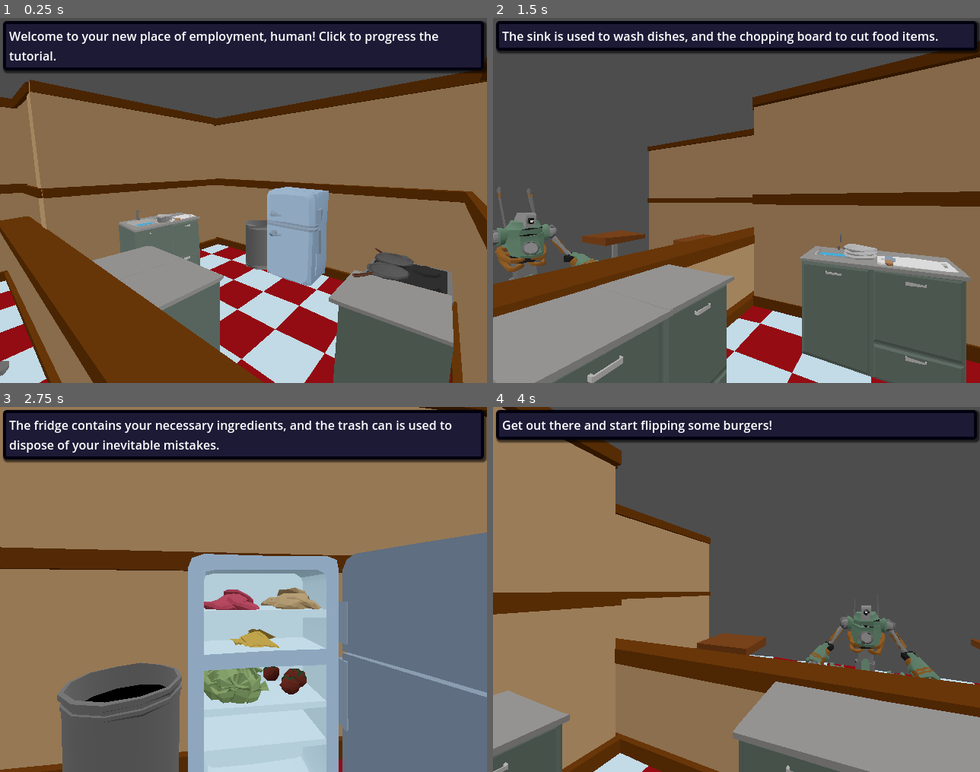
Above: before the commit, frames 1-4 (two rows, left to right).
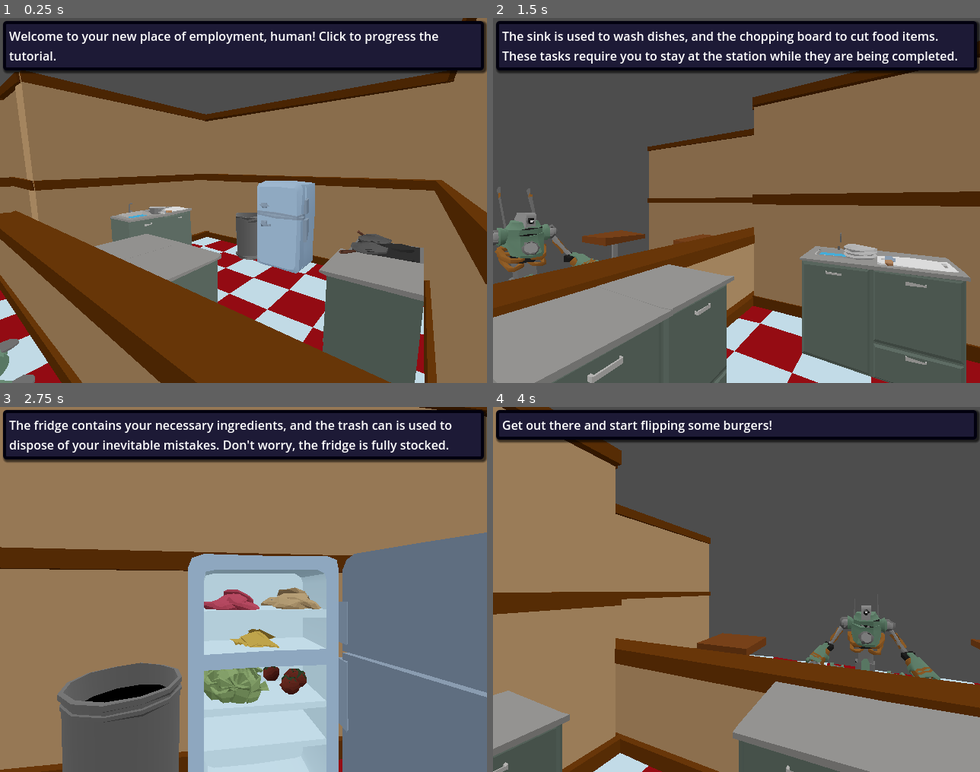
Above: after the commit, the same moments.

Repository: connor-lennox/DemoDisk
Game: Godot game, scene res://scenes/tutorial/tutorial_scene.tscn
The game is run twice, just before and just after one commit, with the same random seed, the same clock (stepped at 60 frames per second) and the same inputs. This scene is started directly instead of the project's main scene.
Inputs (mouse positions are in pixels of both pictures, inside the frame that each line leads up to):
- Up to frame 1 (0.25 s): no input
- Up to frame 2 (1.5 s): tap Enter (ui_accept) at 0.5, 0.77 s; move the mouse to (843, 182) at 0.52 s; hold Right (ui_right) 0.53-1.28 s; click (843, 182) at 0.6 s; move the mouse to (639, 218) at 1.27 s; hold Left (ui_left) from 1.28 s (still down); click (639, 218) at 1.35 s
- Up to frame 3 (2.75 s): tap Enter (ui_accept) at 1.52 s; move the mouse to (292, 509) at 2.02 s; release Left (ui_left) at 2.03 s; hold Right (ui_right) from 2.03 s (still down); click (292, 509) at 2.1 s
- Up to frame 4 (4 s): move the mouse to (712, 662) at 2.77 s; click (712, 662) at 2.85 s; tap Enter (ui_accept) at 3.02, 3.77 s; move the mouse to (882, 644) at 3.52 s; release Right (ui_right) at 3.53 s; hold Left (ui_left) from 3.53 s (still down); click (882, 644) at 3.6 s

The runs differ from the first frame. In frame 1, 34% of the frame differs, in the area x 0-100%, y 0-100%; in frame 2, 6.2%; in frame 3, 0.5%; in frame 4, nothing differs.

Commit message:
tweak tutorial

Diff:
--- a/scenes/tutorial/tutorial_scene.tscn
+++ b/scenes/tutorial/tutorial_scene.tscn
@@ -15,30 +15,30 @@
 [node name="TutorialPoints" type="Node3D" parent="."]
 
 [node name="Point0" type="Node3D" parent="TutorialPoints"]
-transform = Transform3D(-0.810064, 0.347928, -0.471956, 0, 0.804916, 0.593388, 0.586342, 0.480682, -0.652034, -2.9696, 3.93211, -0.689738)
+transform = Transform3D(-0.87759, 0.203729, -0.433971, 0, 0.905213, 0.424956, 0.479412, 0.372938, -0.794406, -3.08127, 3.53951, -1.36506)
 script = ExtResource("2_25uqi")
 description = "Welcome to your new place of employment, human! Click to progress the tutorial."
 
 [node name="Point1" type="Node3D" parent="TutorialPoints"]
 transform = Transform3D(0.807967, 0.302574, -0.505606, 0, 0.858084, 0.513509, 0.589227, -0.414899, 0.693304, -2.28493, 2.46044, 3.49654)
 script = ExtResource("2_25uqi")
-description = "The service station is where you will take customer's orders and provide them sustenance. It also has ample counter space."
+description = "The service station is where you will take customer's orders and provide them sustenance. Interact with customers to take their order."
 
 [node name="Point2" type="Node3D" parent="TutorialPoints"]
 transform = Transform3D(-0.546138, 0.479258, -0.687055, 0, 0.820173, 0.572115, 0.837695, 0.312454, -0.447928, 0.984165, 2.70677, 1.92058)
 script = ExtResource("2_25uqi")
-description = "The sink is used to wash dishes, and the chopping board to cut food items."
+description = "The sink is used to wash dishes, and the chopping board to cut food items. These tasks require you to stay at the station while they are being completed."
 
 [node name="Point3" type="Node3D" parent="TutorialPoints" node_paths=PackedStringArray("station")]
 transform = Transform3D(-0.988748, -0.0302011, 0.146506, 0, 0.979407, 0.201897, -0.149587, 0.199625, -0.968387, 0.354971, 2.20747, 3.03677)
 script = ExtResource("2_25uqi")
-description = "The fridge contains your necessary ingredients, and the trash can is used to dispose of your inevitable mistakes."
+description = "The fridge contains your necessary ingredients, and the trash can is used to dispose of your inevitable mistakes. Don't worry, the fridge is fully stocked."
 station = NodePath("../../Restaurant/Stations/FridgeStation")
 
 [node name="Point4" type="Node3D" parent="TutorialPoints"]
 transform = Transform3D(-0.34444, -0.439266, 0.829703, 0, 0.883783, 0.467897, -0.938808, 0.161163, -0.304411, -0.875909, 2.16725, 2.21097)
 script = ExtResource("2_25uqi")
-description = "The stove can cook meat to make it ready for consumption. Be careful - it's hot!"
+description = "The stove can cook meat to make it ready for consumption. Be careful - it's hot! Food will burn if left on the stove for too long."
 
 [node name="Point5" type="Node3D" parent="TutorialPoints"]
 transform = Transform3D(1, 0, 0, 0, 0.983571, 0.180519, 0, -0.180519, 0.983571, 0, 2.868, 3.53)
